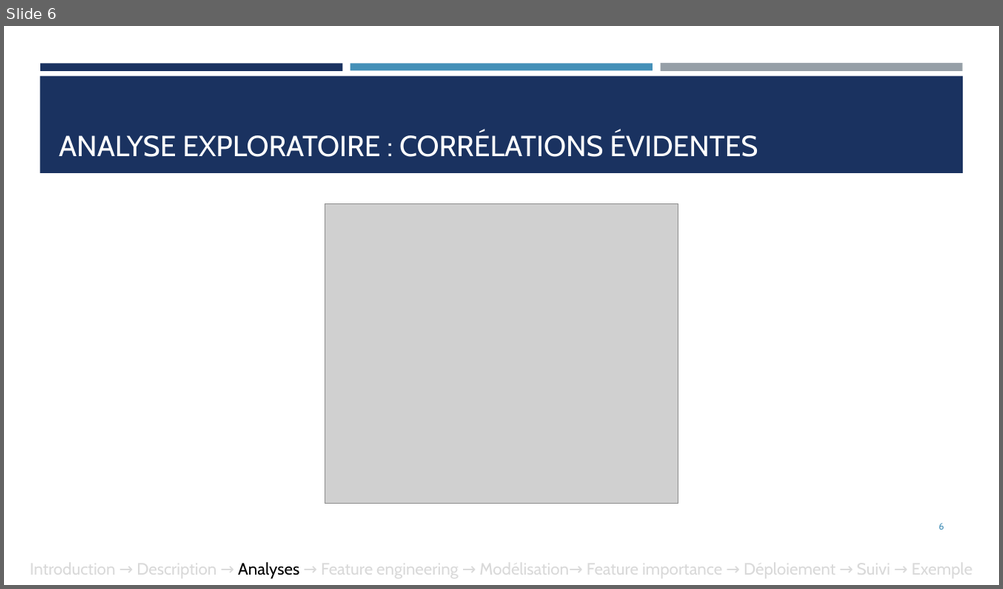
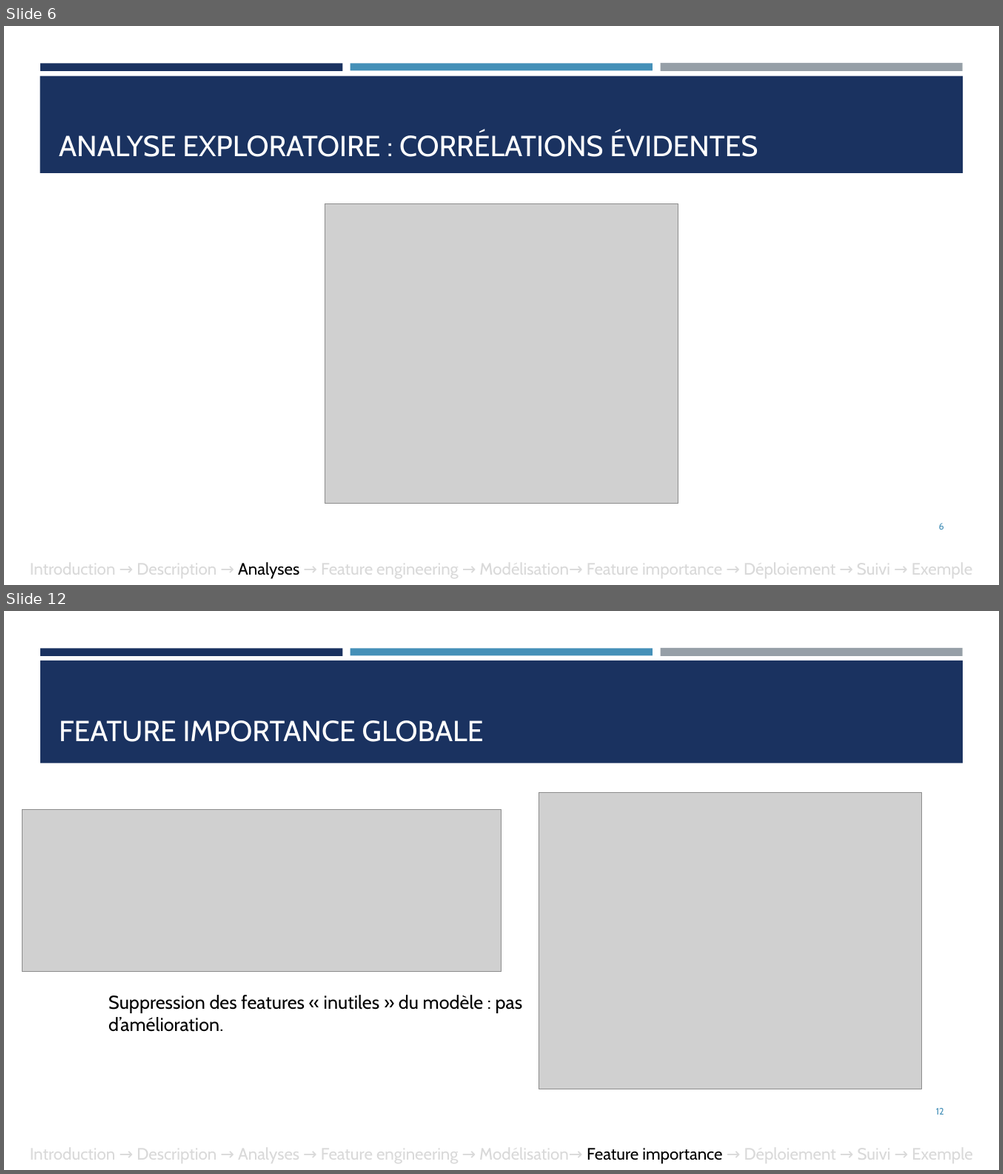
Before and after one commit to ludovicchmz/OpenClassrooms-DataScientist-Projet7, a slide deck: Chaumaz_Ludovic_6_presentation_102025.pptx. Shown one above the other, each under a label of ours: slide 6 before the commit, slides 6 and 12 after it; the slides between them are not shown. The pictures are 1003x589 and 1003x1174 pixels, drawn with LibreOffice and Linux fonts; fonts in the diff are those of the drawing; grey boxes stand for pictures. Boxes give left, top, right and bottom in pixels: in the first picture for what was removed or moved away, otherwise in the second. Text is boxed around its words. In the diff, an @@ line names an element or a change of style, - is before the commit and + after.

```diff
--- a/Chaumaz_Ludovic_6_presentation_102025.pptx
+++ b/Chaumaz_Ludovic_6_presentation_102025.pptx
@@ slide 12 added at (4,611,999,1170), background #FFFFFF; not listed: 3 template elements that a slide beside it also shows @@
@@ rectangle added at (40,661,963,763), fill #1A3260 @@
@@ title added at (59,721,484,742), 28 pt, text #FFFFFF @@
+FEATURE IMPORTANCE GLOBALE
@@ picture added at (22,809,502,972) @@
@@ picture added at (539,793,922,1089) @@
@@ text added at (108,995,523,1032), 18 pt, text #000000 @@
+Suppression des features « inutiles » du modèle : pas d’amélioration.
@@ page number added at (936,1108,944,1115), 9 pt, text #4590B8 @@
+12
@@ text added at (30,1145,973,1165), 16 pt, text #D9D9D9 @@
+Introduction → Description → Analyses → Feature engineering → Modélisation→ Feature importance → Déploiement → Suivi → Exemple
```
Also in this commit, not shown: 2 slides changed, 10 other slides added, 4 other files.
